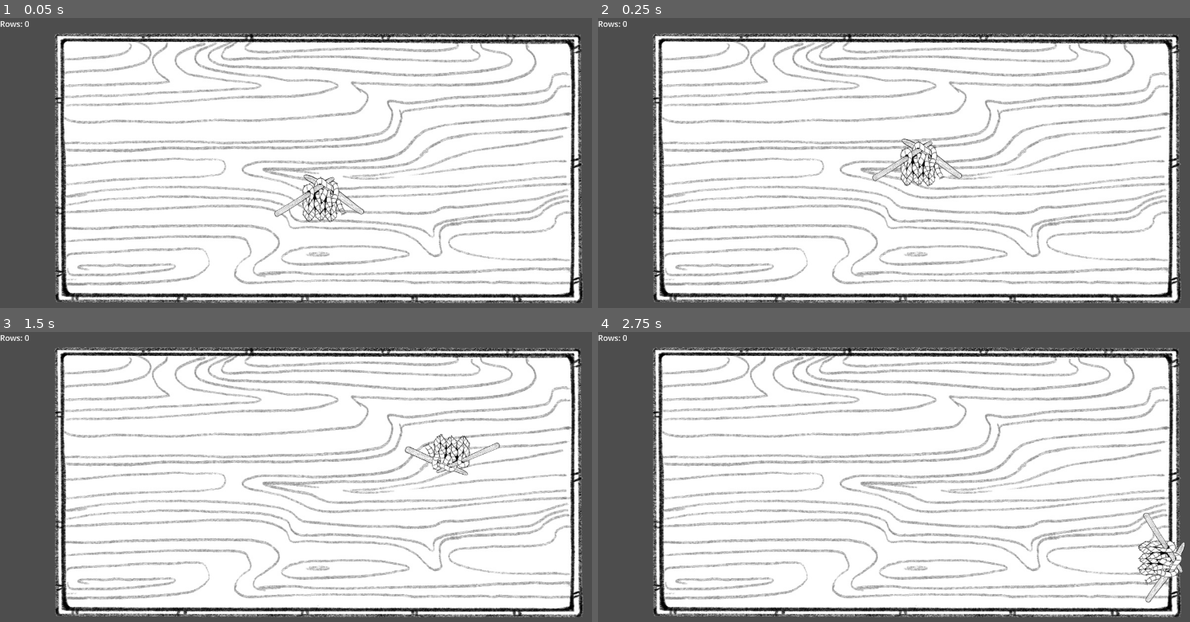
Above: before the commit, frames 1-4 (two rows, left to right).
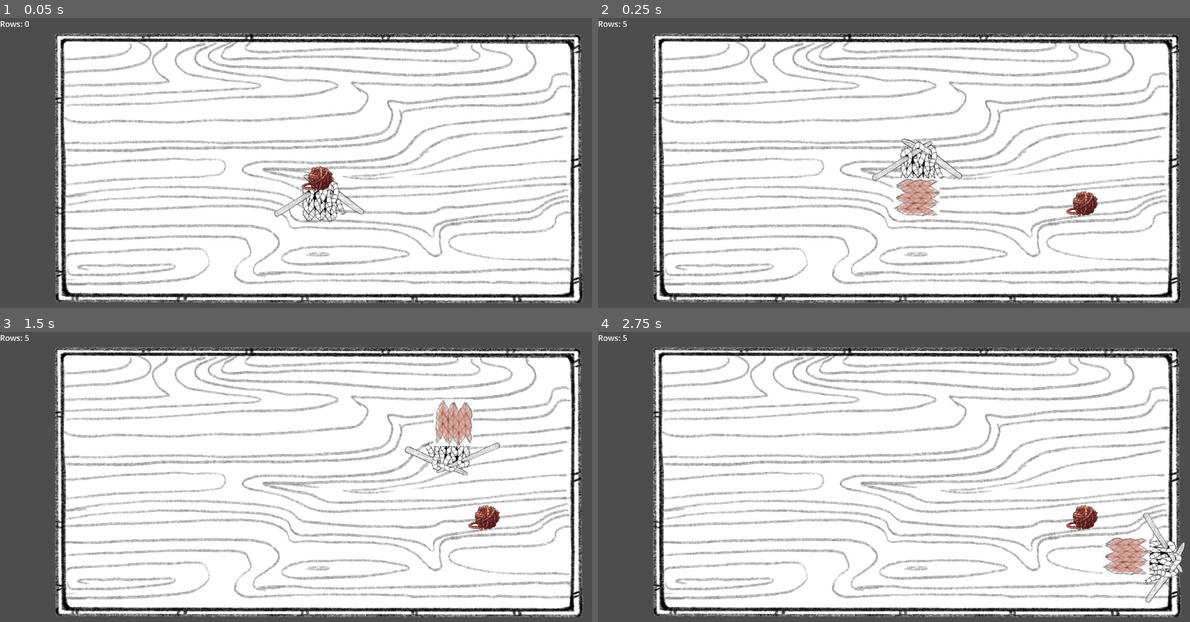
Above: after the commit, the same moments.

Repository: magaly3118/Serpentwine
Game: Godot game, scene res://Scenes/level.tscn
The game is run twice, just before and just after one commit, with the same random seed, the same clock (stepped at 60 frames per second) and the same inputs.
Inputs:
- Up to frame 1 (0.05 s): no input
- Up to frame 2 (0.25 s): no input
- Up to frame 3 (1.5 s): hold Right (ui_right) 0.53-1.28 s; hold Down (ui_down) from 1.28 s (still down)
- Up to frame 4 (2.75 s): release Down (ui_down) at 2.03 s; hold Right (ui_right) from 2.03 s (still down)

The runs differ from the first frame. In frame 1, 0.3% of the frame differs, in the area x 50-57%, y 51-60%; in frame 2, 1.2%; in frame 3, 1.2%, in the area x 4-85%, y 1-69%; in frame 4, 1.2%.

Commit message:
updated yarn spawning position range

Diff:
--- a/Knit-prototype/Scripts/level.gd
+++ b/Knit-prototype/Scripts/level.gd
@@ -28,7 +28,7 @@
 	next_body_texture_id = texture_id # update id for future use
 
 	# sets the yarn ball in a random position
-	instance.global_position = Vector2(randi_range(-500,500),randi_range(-250,250))
+	instance.global_position = Vector2(randi_range(200,1100),randi_range(55,500))
 	# in yarn, connect signal "yarn_used" to calling function spawn_yarn
 	instance.yarn_used.connect(spawn_yarn)
 	# adding a yarn node to level node
